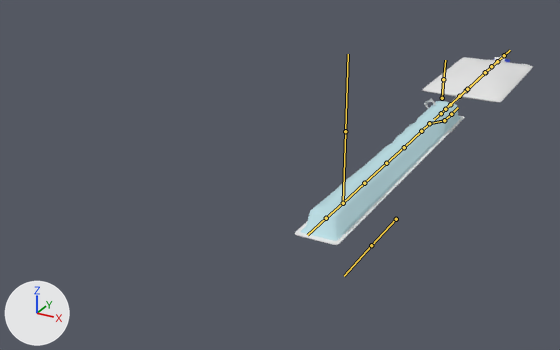
The FBX model care-up/Assets/_Models/catheter_Supertubular.fbx as it was, and as the next commit left it.
The view is the same before and after, from a camera (50 mm lens) standing at (0.406, -1.373, 0.486) and looking at (-0.204, -0.263, -0.07). Lighting does not change. The marker at lower left points along +X, +Y and +Z. The bones that bend it are drawn over the model as lines.

Objects in the first picture: 'CathClipClosed', 'catCover', 'catOuter', 'catheter_bag'.
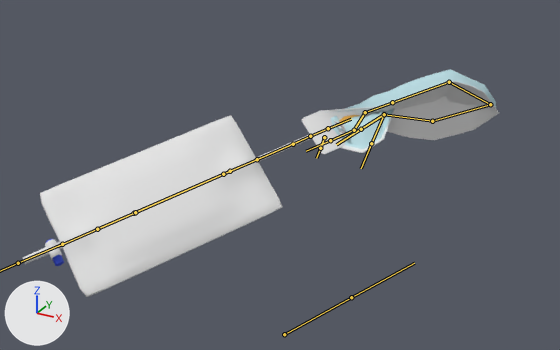
The newer file adds an action. The first version stands in its rest pose; the second is drawn at frame 7812 of the action 'catArm|catheter_Onpatient_Supertubular_SQ1_L_Lib.003'.

Location of each change, (x1, y1, x2, y2) in pixels of the pictures (560 x 350 px):
'catheter_bag', posed: before (422, 55, 533, 104); after (22, 115, 312, 297)
'catOuter', posed: before (301, 101, 461, 241); after (325, 69, 496, 149)
'catCover', posed (16% wider, 43% shorter): before (295, 116, 465, 245); after (302, 81, 499, 154)
'catInnerTop.002', posed (not visible before): after (330, 116, 345, 139)
'CathClipClosed', posed (not visible before): after (334, 121, 346, 137)
'catheter', posed (not visible before): after (339, 115, 359, 123)
'CathClipOpened', posed (not visible afterwards): before (424, 98, 436, 109)
bone 'start', root to tip: before (441, 113) to (434, 119); after (328, 128) to (351, 119)
bone 'b.000', root to tip: before (429, 123) to (421, 131); after (365, 112) to (392, 102)
bone 'b.001', root to tip: before (421, 131) to (404, 147); after (392, 102) to (449, 82)
bone 'b.002', root to tip: before (404, 147) to (386, 163); after (449, 82) to (490, 104)
bone 'b.003', root to tip: before (386, 163) to (364, 183); after (490, 104) to (432, 121)
bone 'b.004', root to tip: before (364, 183) to (343, 203); after (432, 121) to (384, 114)
bone 'end', root to tip: before (343, 203) to (326, 218); after (384, 114) to (361, 129)

The change, as a list of edits to the scene's bpy script:
```text
Change bone_start:
    where bone_start = bpy.data.objects['catArm'].pose.bones['start']
    bone_start.location: (0.0, 0.0, 0.0) -> (0.058, 0.378, 0.081)
    bone_start.rotation_quaternion: (1.0, 0.0, 0.0, 0.0) -> (-0.21, -0.9, 0.241, -0.296)  # degrees (0, 0, 0) -> degrees (162, -39, -24)
Change bone_b_000:
    where bone_b_000 = bpy.data.objects['catArm'].pose.bones['b.000']  # child of 'start'
    bone_b_000.rotation_quaternion: (1.0, 0.0, 0.0, 0.0) -> (0.674, -0.076, 0.699, 0.226)  # degrees (0, 0, 0) -> degrees (-93, 102, -68)
Change bone_b_001:
    where bone_b_001 = bpy.data.objects['catArm'].pose.bones['b.001']  # child of 'b.000'
    bone_b_001.rotation_quaternion: (1.0, 0.0, 0.0, 0.0) -> (0.999, -0.029, -0.007, 0.012)  # degrees (0, 0, 0) -> degrees (-3, -1, 1)
Change bone_b_002:
    where bone_b_002 = bpy.data.objects['catArm'].pose.bones['b.002']  # child of 'b.001'
    bone_b_002.rotation_quaternion: (1.0, 0.0, 0.0, 0.0) -> (0.891, 0.374, -0.082, 0.244)  # degrees (0, 0, 0) -> degrees (42, -19, 23)
Change bone_b_003:
    where bone_b_003 = bpy.data.objects['catArm'].pose.bones['b.003']  # child of 'b.002'
    bone_b_003.rotation_quaternion: (1.0, 0.0, 0.0, 0.0) -> (0.449, 0.843, -0.005, 0.297)  # degrees (0, 0, 0) -> degrees (119, -30, 17)
Change bone_b_004:
    where bone_b_004 = bpy.data.objects['catArm'].pose.bones['b.004']  # child of 'b.003'
    bone_b_004.rotation_quaternion: (1.0, 0.0, 0.0, 0.0) -> (0.946, 0.28, -0.008, 0.164)  # degrees (0, 0, 0) -> degrees (32, -6, 18)
Change bone_end:
    where bone_end = bpy.data.objects['catArm'].pose.bones['end']  # child of 'b.004'
    bone_end.rotation_quaternion: (1.0, 0.0, 0.0, 0.0) -> (-0.698, -0.088, 0.619, -0.348)  # degrees (0, 0, 0) -> degrees (-55, -68, 91)
```
